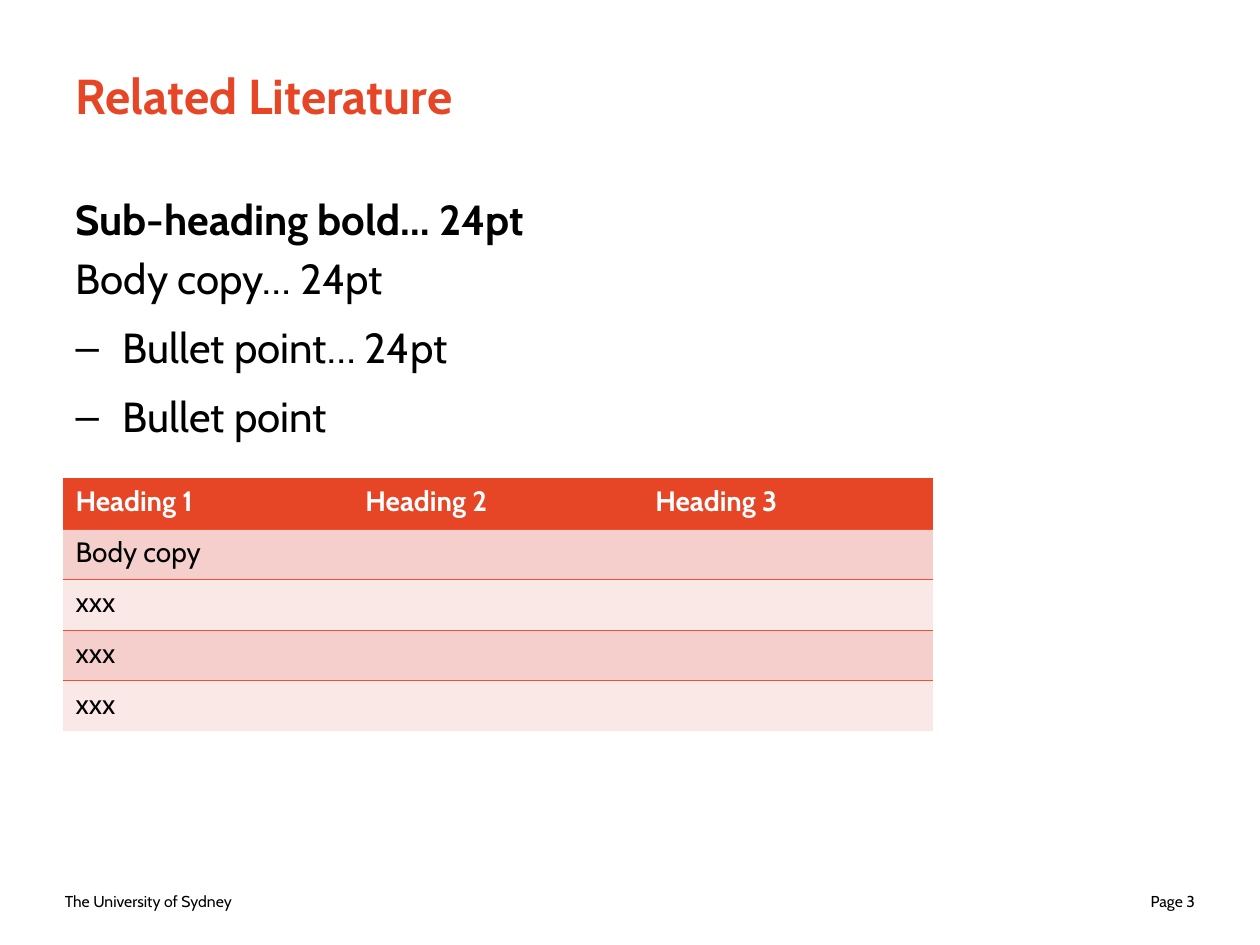
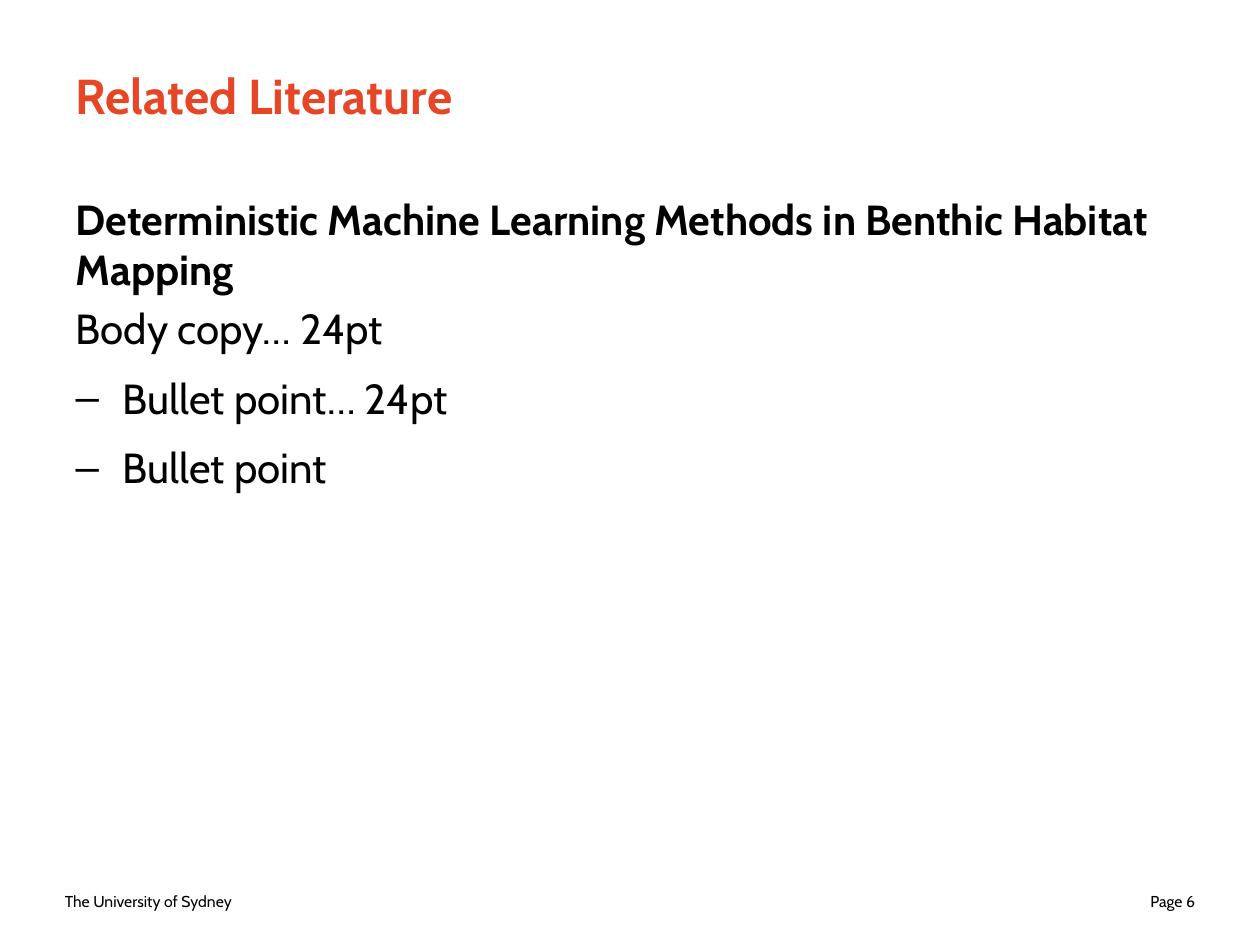
Before and after one commit to juicetin/honours, a slide deck: slide 6 of prez/honours_prez.odp (slide 3 before the commit). Drawn at 1260x945 pixels with LibreOffice and Linux fonts; fonts in the diff are those of the drawing. Boxes give left, top, right and bottom in pixels: in the first picture for what was removed or moved away, otherwise in the second. Text is boxed around its words. In the diff, an @@ line names an element or a change of style, - is before the commit and + after.

```diff
--- a/prez/honours_prez.odp
+++ b/prez/honours_prez.odp
@@ text at [76, 203, 1147, 295]: text changed @@
-Sub-heading bold… 24pt
+Deterministic Machine Learning Methods in Benthic Habitat Mapping
@@ table removed at [63, 479, 932, 718], 5 rows, 3 columns @@
-Heading 1 | Heading 2 | Heading 3
-Body copy |  | 
-xxx |  | 
-xxx |  | 
-xxx |  | 
@@ page number at [1150, 896, 1195, 911]: text changed @@
-Page 3
+Page 6
```
Also in this commit, not shown: 1 other slide changed, 9 slides added, 2 slides removed.
